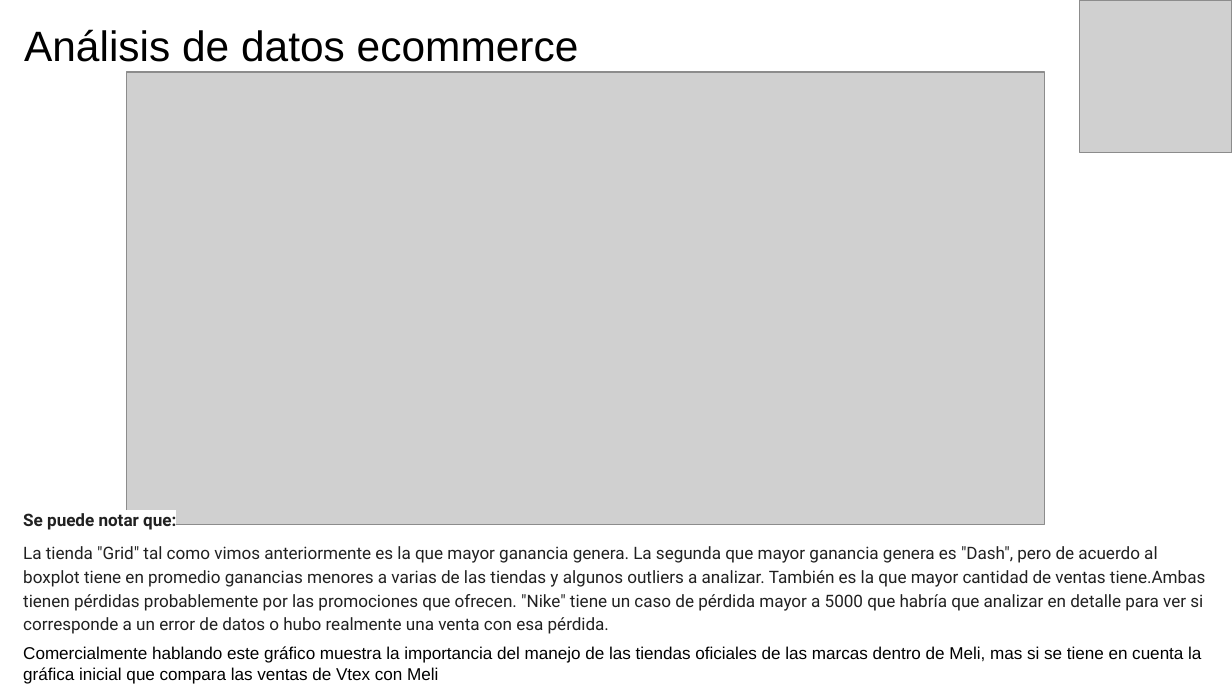
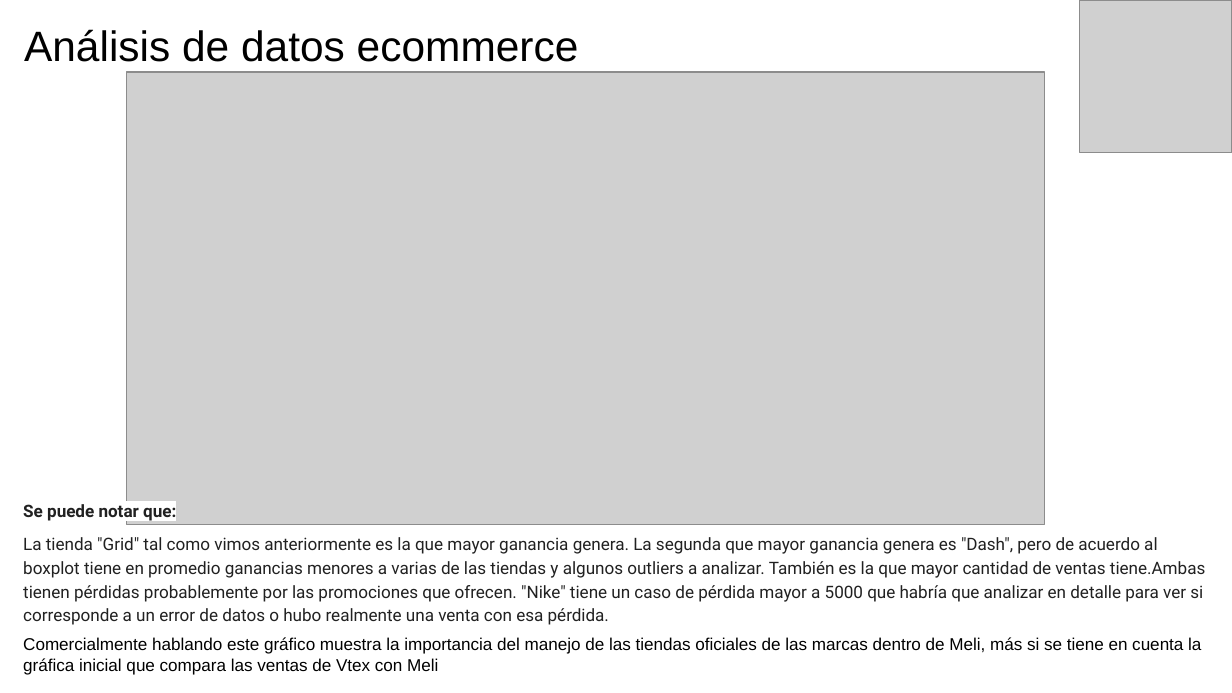
Before and after one commit to eliasguillermo/ds-ecommerce, a slide deck: slide 4 of PRIMERA ENTREGA DEL PROYECTO FINAL - PRESENTANCION GERENCIAL.pptx. Drawn at 1232x693 pixels with LibreOffice and Linux fonts; fonts in the diff are those of the drawing; grey boxes stand for pictures. Boxes give left, top, right and bottom in pixels: in the first picture for what was removed or moved away, otherwise in the second. Text is boxed around its words. In the diff, an @@ line names an element or a change of style, - is before the commit and + after.

```diff
--- a/PRIMERA ENTREGA DEL PROYECTO FINAL - PRESENTANCION GERENCIAL.pptx
+++ b/PRIMERA ENTREGA DEL PROYECTO FINAL - PRESENTANCION GERENCIAL.pptx
@@ text "Se puede notar que:": place and size @@
-text "Se puede notar que:" at box(23, 513, 1205, 684)
+text "Se puede notar que:" at box(23, 504, 1205, 675)
@@ text at box(23, 637, 1201, 675): text changed @@
-Comercialmente hablando este gráfico muestra la importancia del manejo de las tiendas oficiales de las marcas dentro de Meli, mas si se tiene en cuenta la gráfica inicial que compara las ventas de Vtex con Meli
+Comercialmente hablando este gráfico muestra la importancia del manejo de las tiendas oficiales de las marcas dentro de Meli, más si se tiene en cuenta la gráfica inicial que compara las ventas de Vtex con Meli
```
Also in this commit, not shown: 1 other slide changed, 1 other file.
